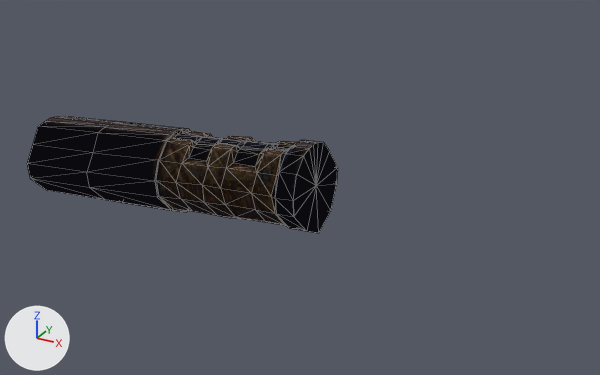
The Blender file qcde q1 tb.blend as it was, and as the next commit left it.
Before and after are seen from a camera (50 mm lens) standing at (41.4, -34.9, 6.9) and looking at (21.8, 0.8, -11.0). Lighting does not change. The marker at lower left points along +X, +Y and +Z. Mesh edges are drawn as thin lines.

The first picture shows 'D:\\qcde_skins\\Q1_Weapons_Remastered\\Edited models Q2021 by Ash1'.
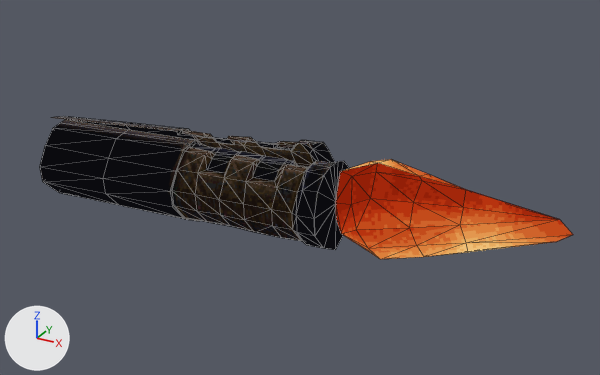
What the commit changed:
me_d__qcde_skins_q1_weapons_remastered_edited_models_q2021_by__024 is used by ob_d__qcde_skins_q1_weapons_remastered_edited_models_q2021_by_ash1.
me_d__qcde_skins_q1_weapons_remastered_edited_models_q2021_by__024 had 340 vertices, 508 faces and spanned x 4.9..23.4, y -2.5..2.4, z -14.5..-8.0.
me_d__qcde_skins_q1_weapons_remastered_edited_models_q2021_by__024 now has 266 vertices, 414 faces and spans x 4.9..24.4, y -2.5..2.4, z -14.5..-8.0.
me_d__qcde_skins_q1_weapons_remastered_edited_models_q2021_by__024 part 1: a new loose piece of 118 vertices spanning x 6.1..24.4, y -2.5..0.0, z -14.5..-8.8, in mat_d__qcde_skins_q1_weapons_remastered_edited_models_q2021_by__004 (picture img_d__qcde_skins_q1_weapons_remastered_edited_models_q2021_by__013).
me_d__qcde_skins_q1_weapons_remastered_edited_models_q2021_by__024 part 2: a new loose piece of 15 vertices spanning x 24.2..24.4, y -2.5..2.4, z -13.7..-8.8, in mat_d__qcde_skins_q1_weapons_remastered_edited_models_q2021_by__004 (picture img_d__qcde_skins_q1_weapons_remastered_edited_models_q2021_by__013).
Part 3, on me_d__qcde_skins_q1_weapons_remastered_edited_models_q2021_by__024:
133 vertices are removed from x 4.9..23.4, y -2.5..2.4, z -14.5..-8.0.
209 faces are deleted.
2 new faces join them.
Mesh me_d__qcde_skins_q1_weapons_remastered_edited_models_q2021_by__007 is new.
It has 74 vertices, 94 faces and spans x 24.38..36.11, y -2.29..2.27, z -13.33..-8.31.
It uses material mat_d__qcde_skins_q1_weapons_remastered_edited_models_q2021_by__004 (picture img_d__qcde_skins_q1_weapons_remastered_edited_models_q2021_by__013).
Object 'D:\\qcde_skins\\Q1_Weapons_Remastered\\Edited models Q2021 by .006' (ob_d__qcde_skins_q1_weapons_remastered_edited_models_q2021_by__006) is new; it shows me_d__qcde_skins_q1_weapons_remastered_edited_models_q2021_by__007.
Its location is (0.0, 0.0, 0.0).

What differs and where, as boxes [x1, y1, x2, y2] in the pictures (600 x 375 px):
'D:\\qcde_skins\\Q1_Weapons_Remastered\\Edited models Q2021 by Ash1', reshaped (14% taller)
    before: [27, 116, 338, 233]
    after: [40, 116, 349, 250]
'D:\\qcde_skins\\Q1_Weapons_Remastered\\Edited models Q2021 by .006', added (orange)
    after: [335, 159, 573, 259]
part 1 of me_d__qcde_skins_q1_weapons_remastered_edited_models_q2021_by__024, added (black)
    after: [40, 120, 334, 248]
part 2 of me_d__qcde_skins_q1_weapons_remastered_edited_models_q2021_by__024, added (black)
    after: [314, 161, 349, 250]
part 3 of me_d__qcde_skins_q1_weapons_remastered_edited_models_q2021_by__024, cut back (black)
    before: [27, 118, 338, 233]
